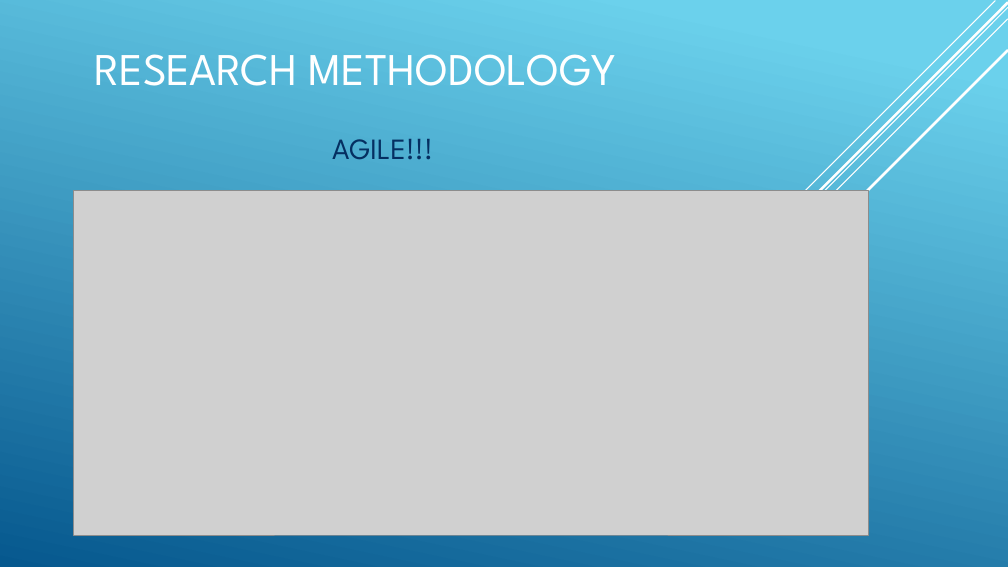
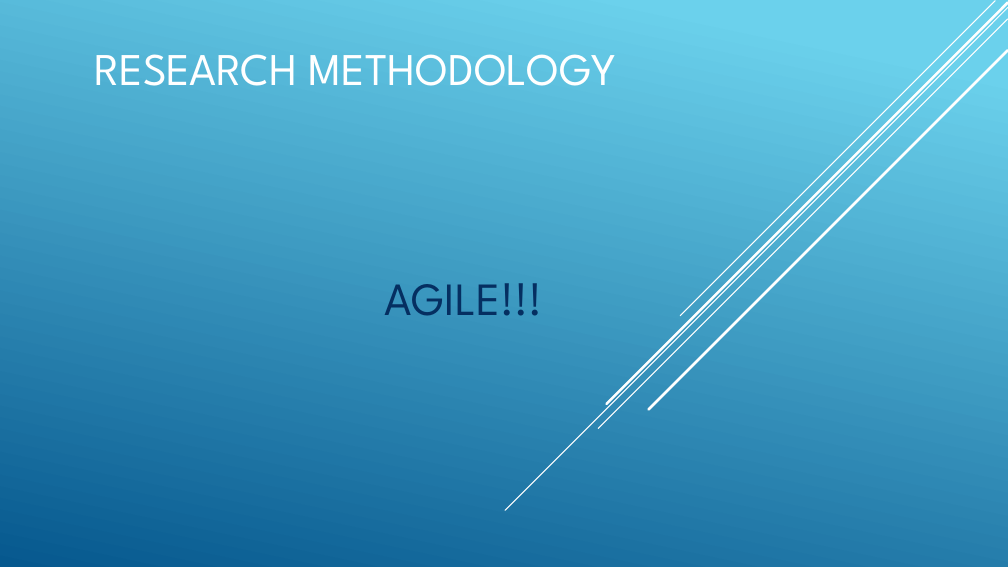
Before and after one commit to microworlds/simple-pro, a slide deck: slide 7 of pro-pre.pptx (slide 8 before the commit). Drawn at 1008x567 pixels with LibreOffice and Linux fonts; fonts in the diff are those of the drawing; grey boxes stand for pictures. Boxes give left, top, right and bottom in pixels: in the first picture for what was removed or moved away, otherwise in the second. Text is boxed around its words. In the diff, an @@ line names an element or a change of style, - is before the commit and + after.

```diff
--- a/pro-pre.pptx
+++ b/pro-pre.pptx
@@ picture removed at [73,191,869,535] @@
@@ subtitle "AGILE!!!": place and size @@
-subtitle "AGILE!!!" at [332,139,433,160]
+subtitle "AGILE!!!" at [384,283,543,316]
@@ subtitle "AGILE!!!" at [384,283,543,316]: size 28 to 44 pt; more space between paragraphs @@
```
Also in this commit, not shown: 8 other slides changed, 1 slide added, 5 slides removed, 22 other files.
